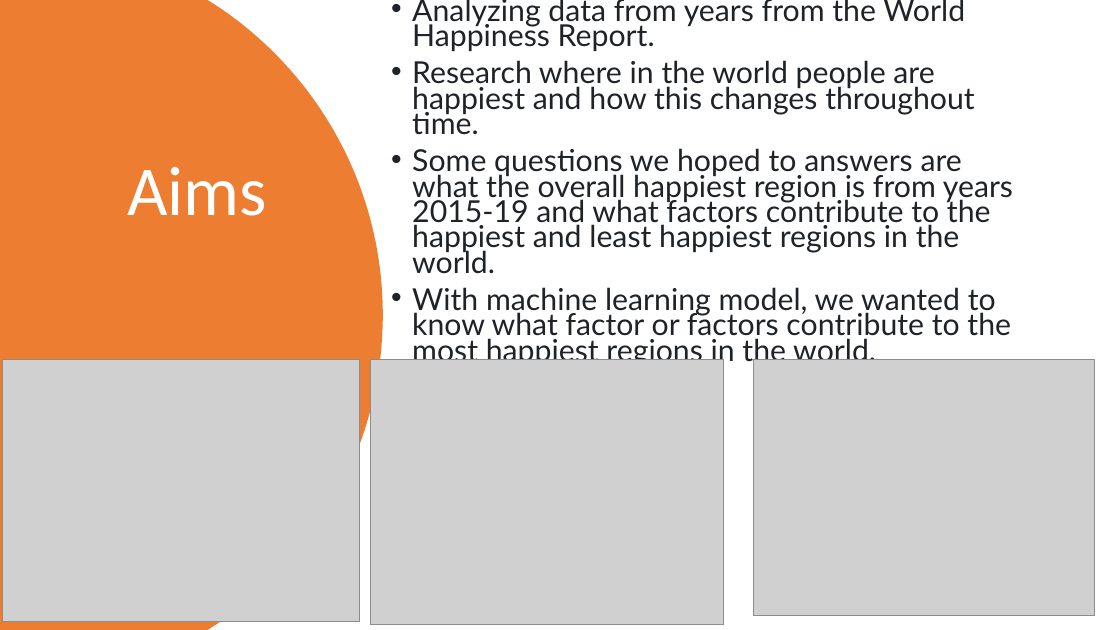
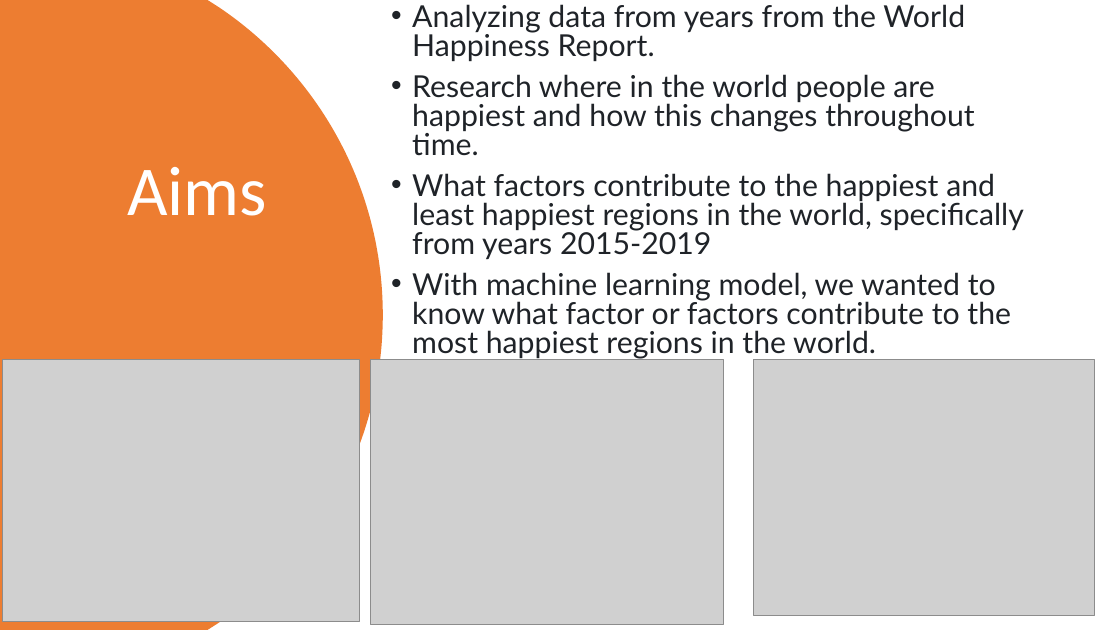
Before and after one commit to ouzgrp/Final-Project, a slide deck: slide 3 of Presentation_World_Happiness.pptx. Drawn at 1120x630 pixels with LibreOffice and Linux fonts; fonts in the diff are those of the drawing; grey boxes stand for pictures. Boxes give left, top, right and bottom in pixels: in the first picture for what was removed or moved away, otherwise in the second. Text is boxed around its words. In the diff, an @@ line names an element or a change of style, - is before the commit and + after.

```diff
--- a/Presentation_World_Happiness.pptx
+++ b/Presentation_World_Happiness.pptx
@@ text at (x1=412, y1=4, x2=1011, y2=358): line spacing 0.7 to 0.8 @@
@@ text at (x1=412, y1=173, x2=1024, y2=259): text changed @@
-• Some questions we hoped to answers are what the overall happiest region is from years 2015-19 and what factors contribute to the happiest and least happiest regions in the world.
+• What factors contribute to the happiest and least happiest regions in the world, specifically from years 2015-2019
```
Also in this commit, not shown: 2 other slides changed, 1 other file.
